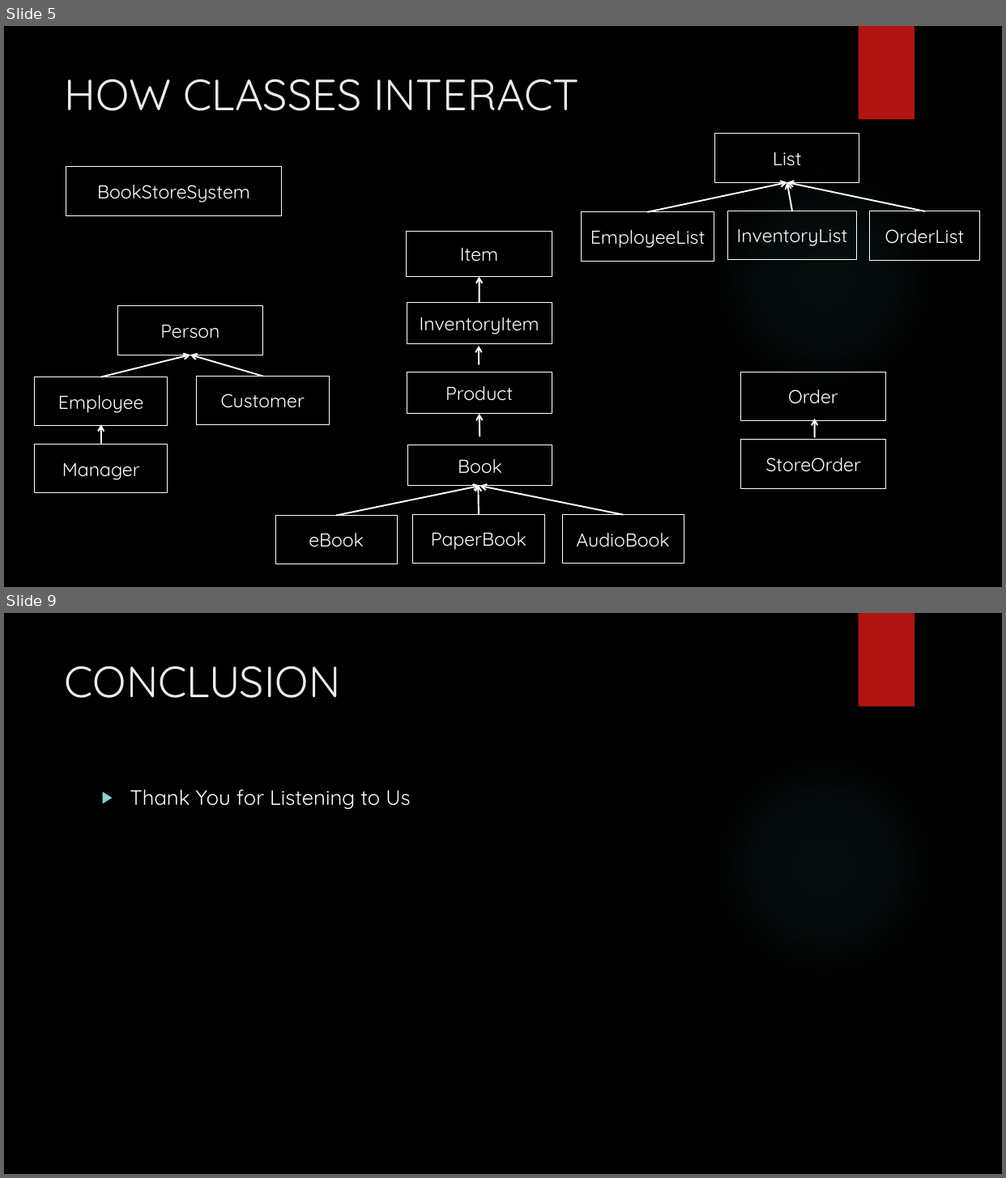
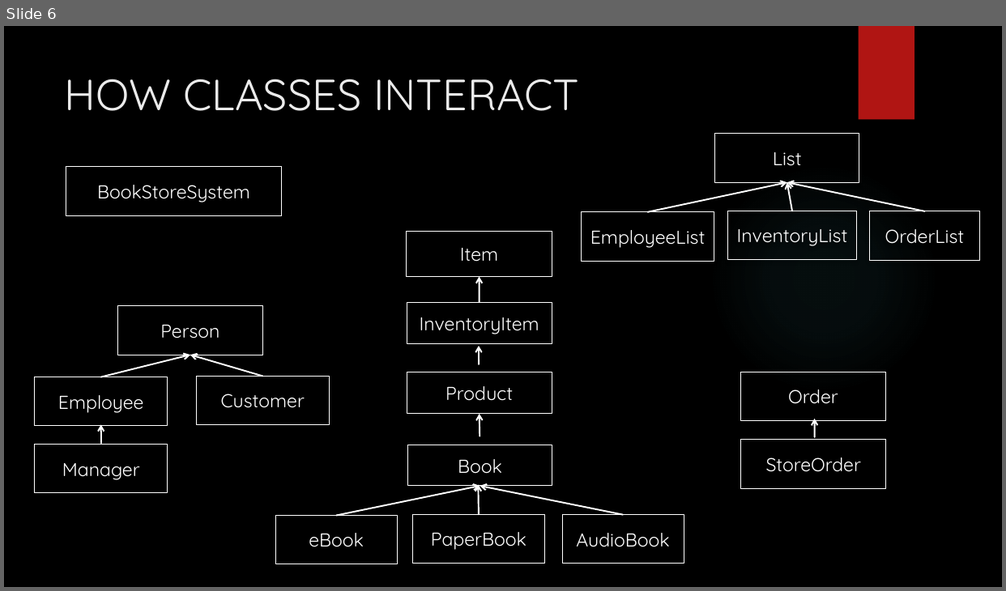
Before and after one commit to Timothy-W/BookStoreApp, a slide deck: BookStoreApp Presentation.pptx. Shown one above the other, each under a label of ours: slides 5 and 9 before the commit, slide 6 after it; the slides between them are not shown. The pictures are 1006x1178 and 1006x591 pixels, drawn with LibreOffice and Linux fonts; fonts in the diff are those of the drawing; background and template pictures are left out. Boxes give left, top, right and bottom in pixels: in the first picture for what was removed or moved away, otherwise in the second. Text is boxed around its words. In the diff, an @@ line names an element or a change of style, - is before the commit and + after.

```diff
--- a/BookStoreApp Presentation.pptx
+++ b/BookStoreApp Presentation.pptx
@@ slide 9 removed at <box>4,613,1002,1174</box>, background picture (left out); not listed: 2 template elements that a slide beside it also shows @@
@@ title removed at <box>65,666,341,698</box> @@
-CONCLUSION
@@ text removed at <box>130,790,410,809</box> @@
-▶ Thank You for Listening to Us
@@ what was slide 5 is now slide 6 @@
```
Also in this commit, not shown: 5 slides changed, 2 slides added, 1 other slide removed.
